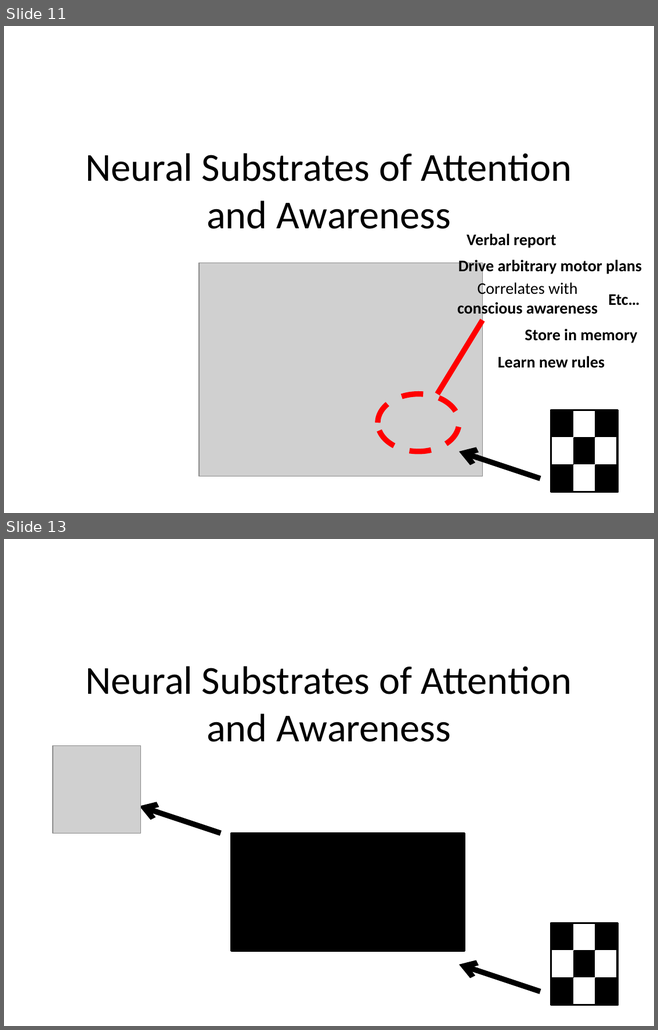
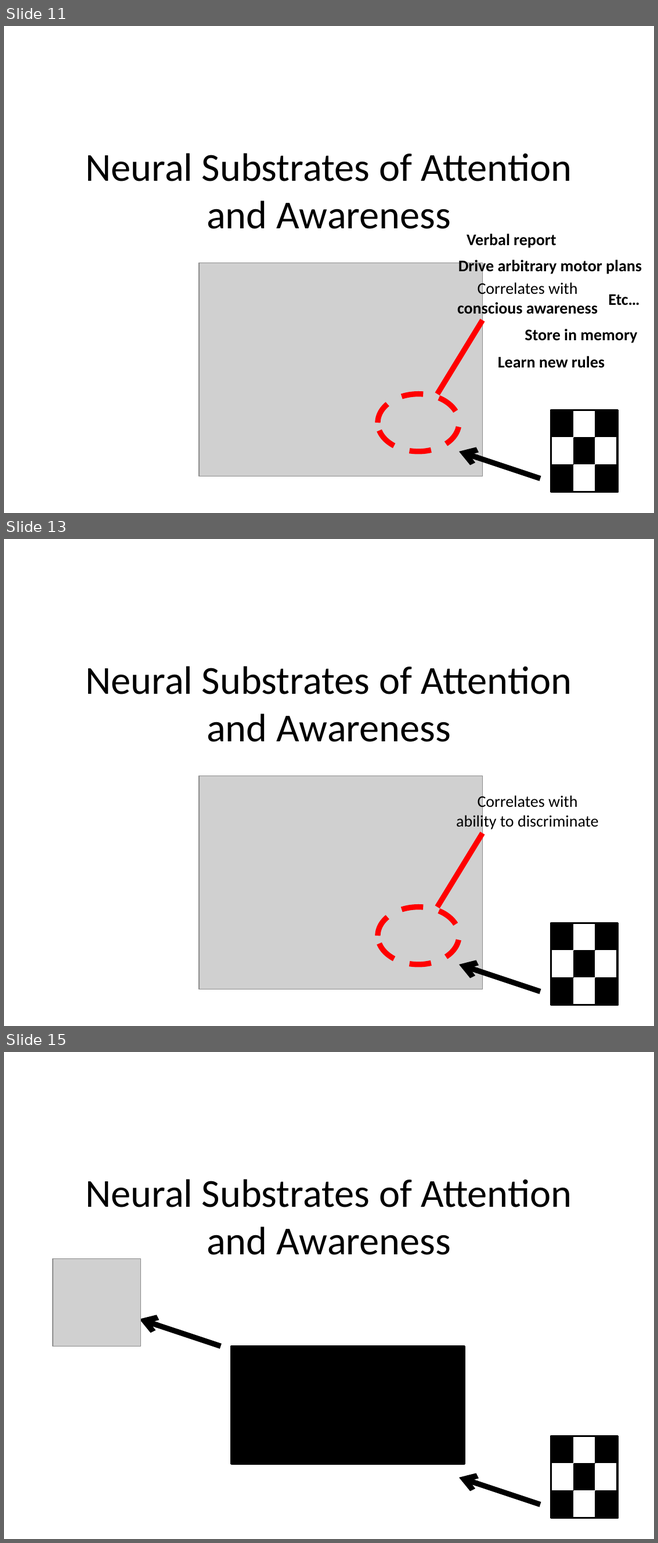
Before and after one commit to dbirman/att_awe, a slide deck: talks/20160823_mad_birman.pptx. Shown one above the other, each under a label of ours: slides 11 and 13 before the commit, slides 11, 13 and 15 after it; the slides between them are not shown. The pictures are 658x1030 and 658x1543 pixels, drawn with LibreOffice and Linux fonts; fonts in the diff are those of the drawing; grey boxes stand for pictures. Boxes give left, top, right and bottom in pixels: in the first picture for what was removed or moved away, otherwise in the second. Text is boxed around its words. In the diff, an @@ line names an element or a change of style, - is before the commit and + after.

```diff
--- a/talks/20160823_mad_birman.pptx
+++ b/talks/20160823_mad_birman.pptx
@@ slide 13 added at [4,539,654,1026], background #FFFFFF @@
@@ text added at [85,666,571,742], 44 pt, text #000000 @@
+Neural Substrates of Attention and Awareness
@@ picture added at [199,776,482,990] @@
@@ text added at [456,794,598,831], 18 pt, text #000000 @@
+Correlates with
+ability to discriminate
@@ line added from (437, 907) to (482, 833), #FF0000 6 pt @@
@@ ellipse added at [378,907,459,965], outline #FF0000 6 pt dashed @@
@@ group added at [551,924,617,1005]: 10 rectangles @@
@@ arrow added from (540, 992) to (459, 965), #000000 6 pt @@
@@ what was slide 13 is now slide 15 @@
```
Also in this commit, not shown: 16 slides changed, 5 other slides added, 6 slides removed.
